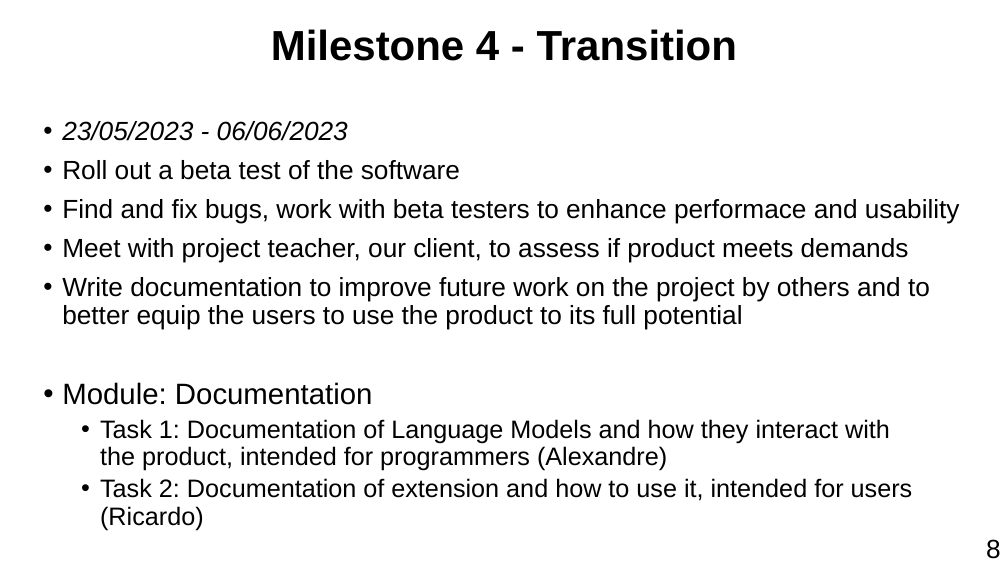
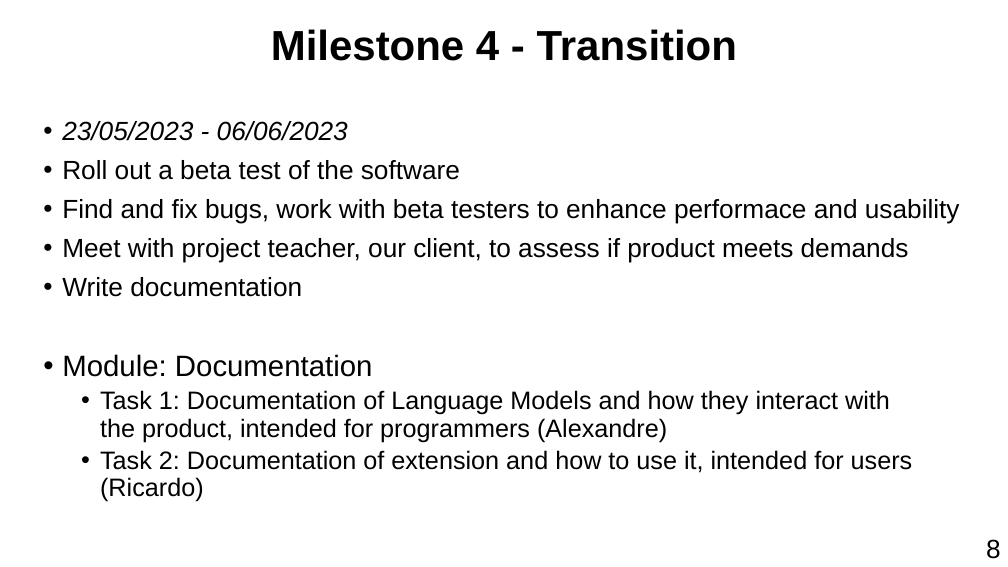
Before and after one commit to zzzzz151/AI-text-detector, a slide deck: slide 8 of PresentationInception.pptx. Drawn at 1008x567 pixels with LibreOffice and Linux fonts; fonts in the diff are those of the drawing. Boxes give left, top, right and bottom in pixels: in the first picture for what was removed or moved away, otherwise in the second. Text is boxed around its words. In the diff, an @@ line names an element or a change of style, - is before the commit and + after.

Commit message:
Presentation

```diff
--- a/PresentationInception.pptx
+++ b/PresentationInception.pptx
@@ text at (x1=62, y1=277, x2=302, y2=297): text changed @@
-• Write documentation to improve future work on the project by others and to better equip the users to use the product to its full potential
+• Write documentation
```
Also in this commit, not shown: 2 other slides changed.
